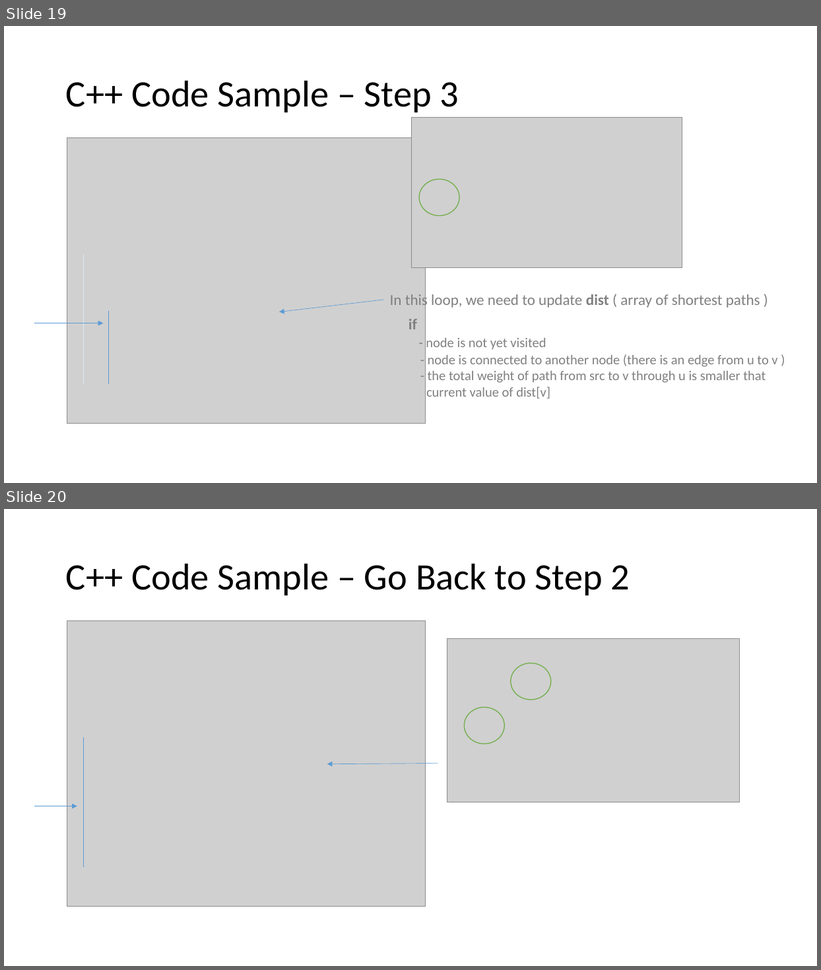
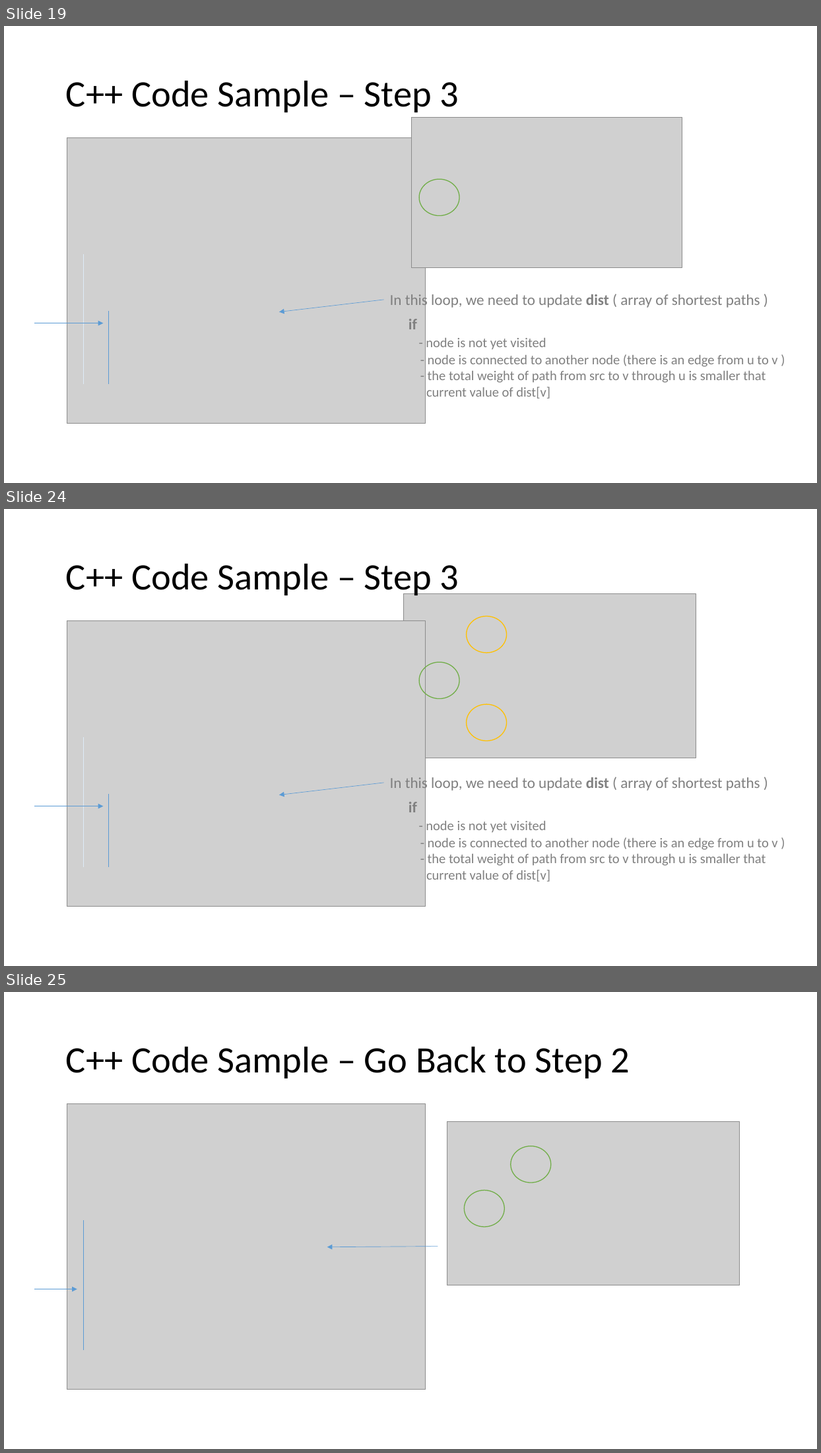
Before and after one commit to belavina/Assignment3_DSA, a slide deck: Assignment3_DSA.pptx. Shown one above the other, each under a label of ours: slides 19 and 20 before the commit, slides 19, 24 and 25 after it; the slides between them are not shown. The pictures are 821x970 and 821x1453 pixels, drawn with LibreOffice and Linux fonts; fonts in the diff are those of the drawing; grey boxes stand for pictures. Boxes give left, top, right and bottom in pixels: in the first picture for what was removed or moved away, otherwise in the second. Text is boxed around its words. In the diff, an @@ line names an element or a change of style, - is before the commit and + after.

```diff
--- a/Assignment3_DSA.pptx
+++ b/Assignment3_DSA.pptx
@@ slide 24 added at bbox=[4, 509, 817, 966], background #FFFFFF @@
@@ title added at bbox=[66, 563, 459, 598], 44 pt, text #000000 @@
+C++ Code Sample – Step 3
@@ picture added at bbox=[403, 593, 696, 758] @@
@@ picture added at bbox=[67, 621, 426, 907] @@
@@ ellipse added at bbox=[467, 617, 507, 653], outline #FFC000 1 pt @@
@@ ellipse added at bbox=[419, 662, 459, 698], outline #70AD47 1 pt @@
@@ ellipse added at bbox=[467, 704, 507, 741], outline #FFC000 1 pt @@
@@ line added from (84, 737) to (84, 867), #DEEBF7 0.5 pt @@
@@ arrow added from (384, 783) to (279, 795), #5B9BD5 0.5 pt @@
@@ text added at bbox=[390, 776, 760, 793], 18 pt, text #808080 @@
+In this loop, we need to update dist ( array of shortest paths )
@@ line added from (108, 795) to (108, 867), #5B9BD5 0.5 pt @@
@@ text added at bbox=[409, 802, 778, 882], 16 pt, text #808080 @@
+if
+- node is not yet visited
+- node is connected to another node (there is an edge from u to v )
+- the total weight of path from src to v through u is smaller that
+current value of dist[v]
@@ arrow added from (34, 807) to (104, 807), #5B9BD5 0.5 pt @@
@@ what was slide 20 is now slide 25 @@
```
Also in this commit, not shown: 1 slide changed, 4 other slides added.
